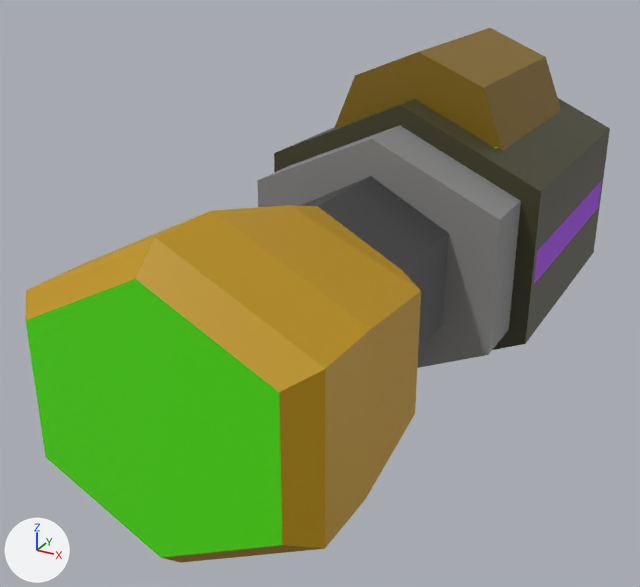
Renders of the FBX model Assets/Models/weapons/shotgun.fbx from each side of a commit.
Both versions are drawn from a 50 mm lens placed at (-2.104, -0.858, 1.888), pointed at (-2.445, -0.237, 1.577). The axes (+X, +Y, +Z) are drawn at lower left. The lights are the same throughout. Where no turn or scale is listed for an object, it has been applied to the vertices.

The first picture shows 'drum', 'shotgun'.
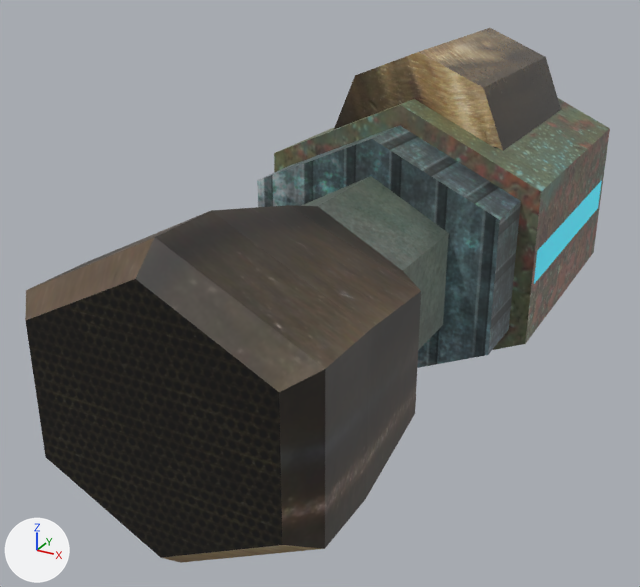
What the commit changed:
Picture 'BrassCylindar_S.jpg' (img_brasscylindar_s_jpg) is new.
Picture 'm-017.jpg' (img_m_017_jpg) is new.
Picture 'm-014.jpg' (img_m_014_jpg) is new.
Picture '221.jpg' (img_221_jpg) is new.
Picture 'trak2_holes1a.jpg' (img_trak2_holes1a_jpg) is new.
In material 'gun_front' (mat_gun_front), base_color is no longer (0.0812, 0.8, 0.0), green #50e700.
In material 'gun_front' (mat_gun_front), texture is now set to img_trak2_holes1a_jpg.
In material 'gun_front' (mat_gun_front), roughness goes from 0.5 to 1.0.
In material 'gun_body' (mat_gun_body), base_color is no longer (0.055, 0.0519, 0.0208), dark yellow #424028.
In material 'gun_body' (mat_gun_body), texture is now set to img_221_jpg.
In material 'gun_guts' (mat_gun_guts), base_color is no longer (0.0495, 0.0495, 0.0495), black #3f3f3f.
In material 'gun_guts' (mat_gun_guts), texture is now set to img_m_014_jpg.
In material 'gun_light' (mat_gun_light), alpha goes from 1.0 to 0.473.
In material 'gun_light' (mat_gun_light), emission_strength is now set to 1.0.
In material 'gun_muzzle' (mat_gun_muzzle), base_color is no longer (0.538, 0.304, 0.0), yellow #c29600.
In material 'gun_muzzle' (mat_gun_muzzle), texture is now set to img_brasscylindar_s_jpg.
In material 'gun_ring' (mat_gun_ring), base_color is no longer (0.26, 0.26, 0.26), grey #8b8b8b.
In material 'gun_ring' (mat_gun_ring), texture is now set to img_m_017_jpg.
In material 'drum' (mat_drum), base_color is no longer (0.233, 0.138, 0.00577), yellow #856811.
In material 'drum' (mat_drum), texture is now set to img_brasscylindar_s_jpg.
In material 'drum' (mat_drum), roughness goes from 0.5 to 0.264.
me_cube_003 has 128 vertices, 123 faces and spans x -0.129..0.129, y -0.616..0.0, z -0.129..0.129.
me_cube_003 is used by ob_shotgun; location (-2.414, 0.1092, 1.599).
me_cube_003 part 1: texture (UV) coordinates of 123 of 123 faces, centred in x -0.129..0.129, y -0.616..0.0, z -0.1..0.106, changed; they spanned u 0.12..0.88, v 0.0..1.0 and now span u -0.7..1.7, v -0.56..1.36.

Changed parts and their boxes (x1, y1, x2, y2) in the pictures (640 x 587 px):
'shotgun', surface changed: (25, 98, 610, 563) in both
'drum', surface changed: (334, 28, 561, 151) in both
